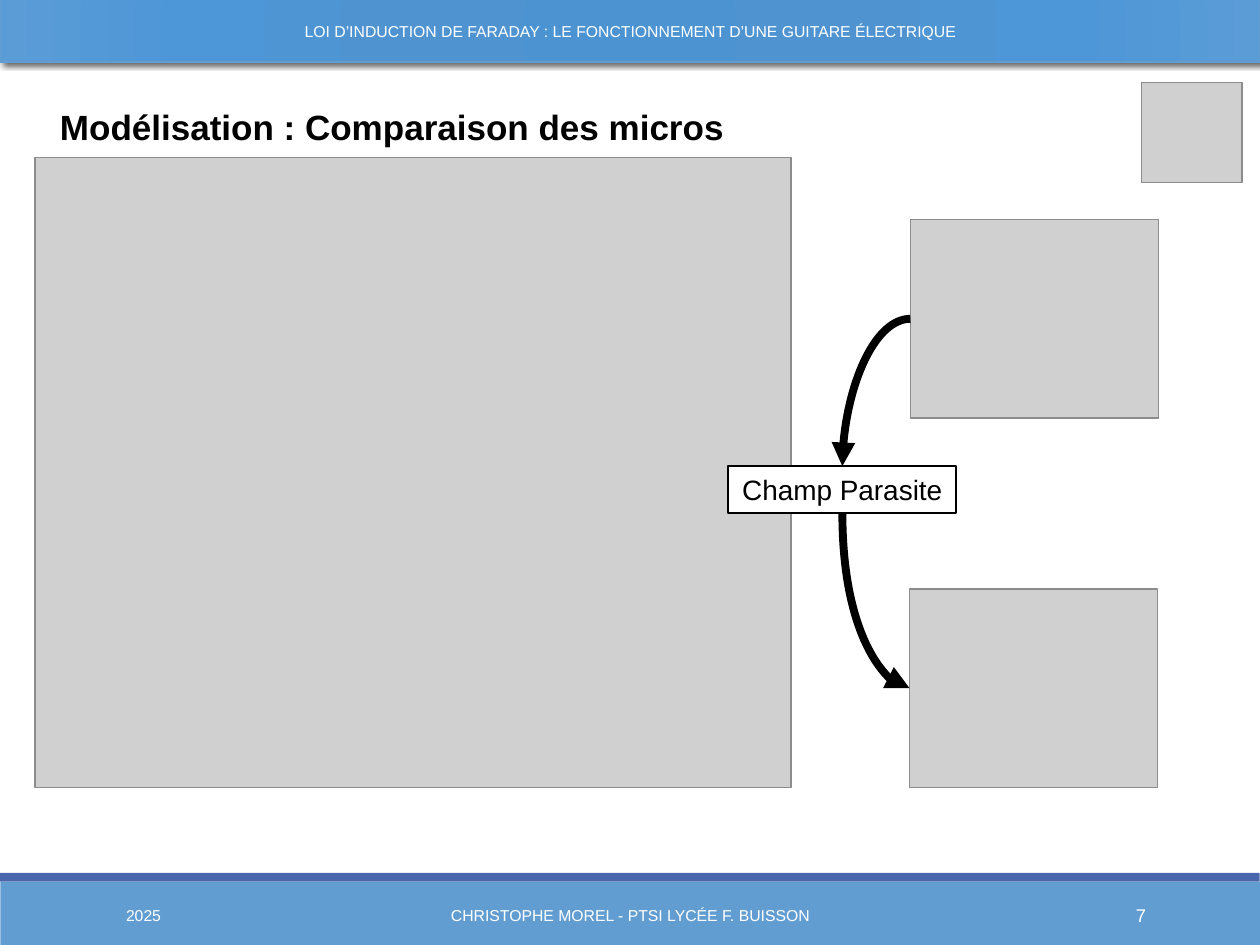
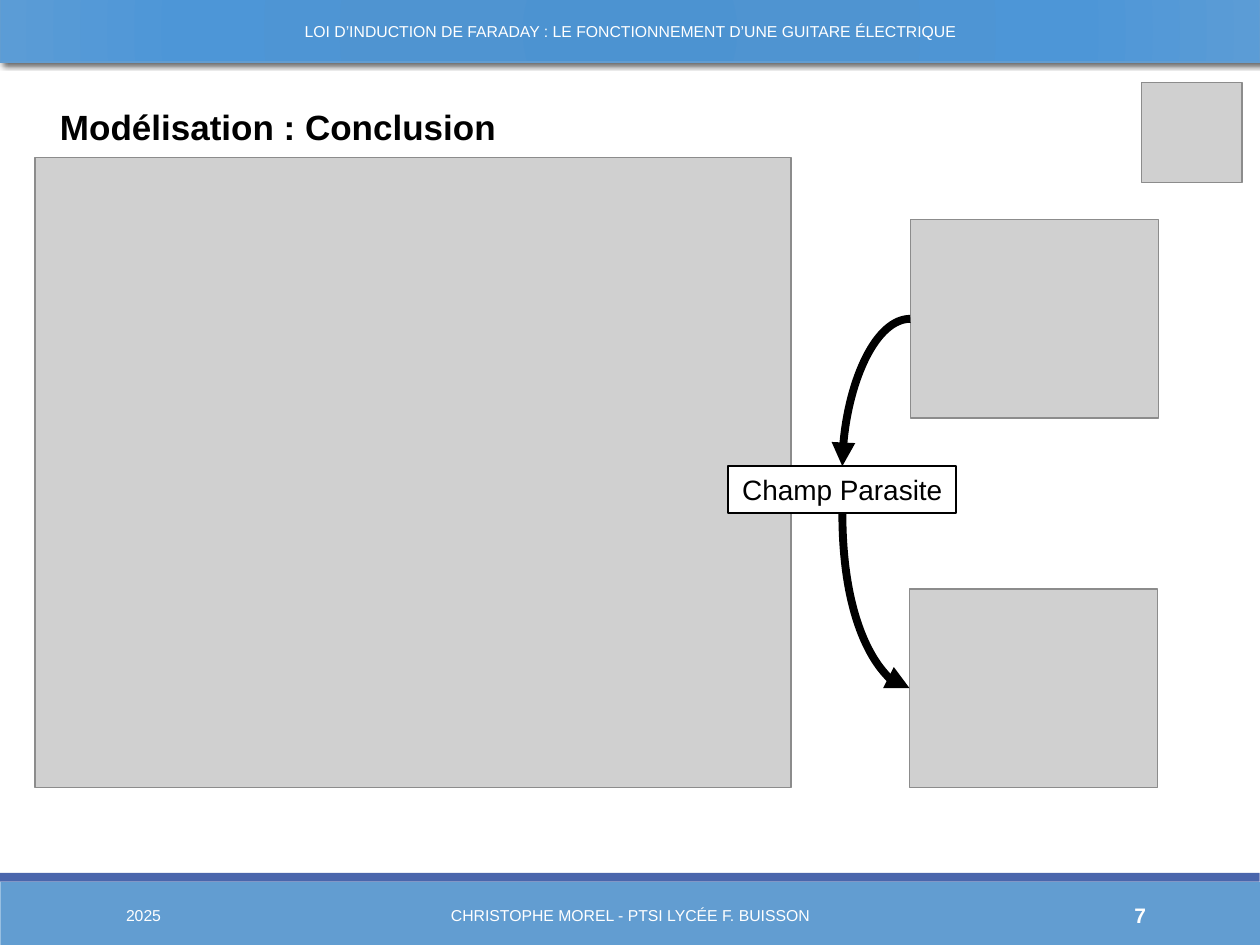
Before and after one commit to Chrismorel7/TIPE---Micro_guitare_elec, a slide deck: slide 7 of Views/Novembre.pptx. Drawn at 1260x945 pixels with LibreOffice and Linux fonts; fonts in the diff are those of the drawing; grey boxes stand for pictures. Boxes give left, top, right and bottom in pixels: in the first picture for what was removed or moved away, otherwise in the second. Text is boxed around its words. In the diff, an @@ line names an element or a change of style, - is before the commit and + after.

```diff
--- a/Views/Novembre.pptx
+++ b/Views/Novembre.pptx
@@ text at (60, 114, 496, 141): text changed @@
-Modélisation : Comparaison des micros
+Modélisation : Conclusion
@@ page number at (1134, 908, 1146, 923): size 10.5 to 12 pt, bold on @@
```
Also in this commit, not shown: 18 other slides changed, 2 slides added, 1 slide removed, 16 other files.
